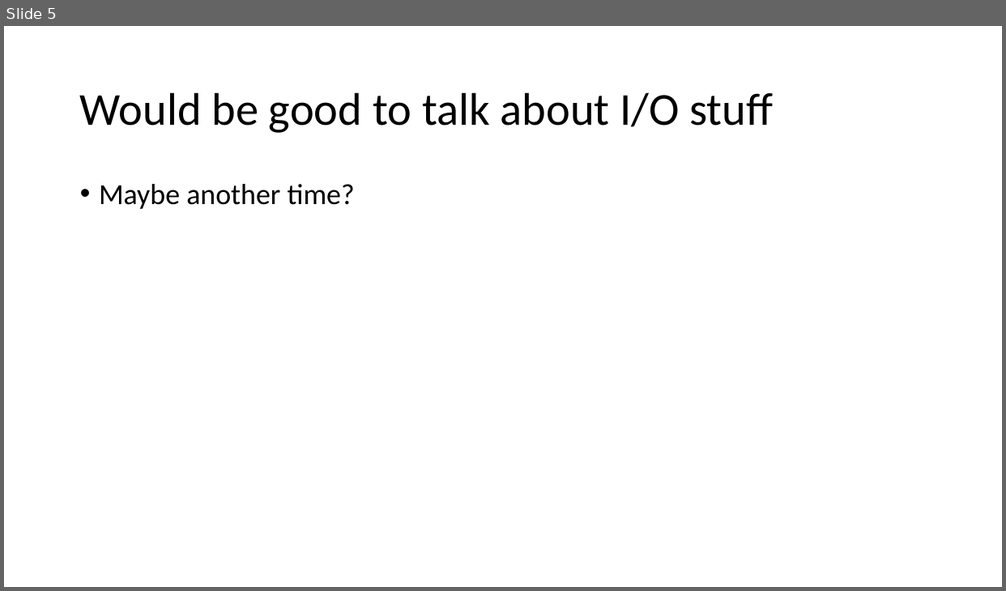
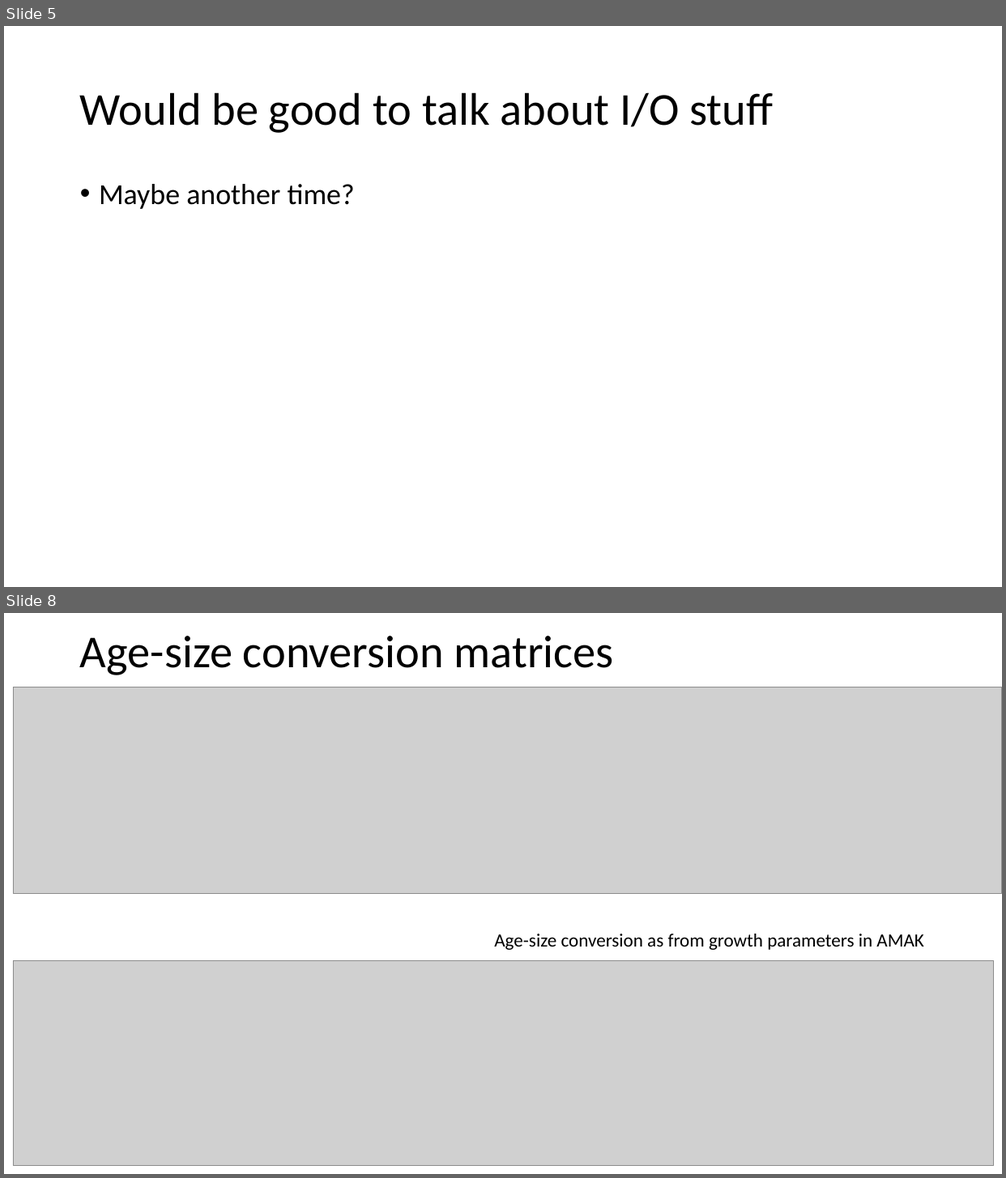
Before and after one commit to afsc-assessments/AMAK, a slide deck: examples/goapop/GOApop_amak.pptx. Shown one above the other, each under a label of ours: slide 5 before the commit, slides 5 and 8 after it; the slides between them are not shown. The pictures are 1006x591 and 1006x1178 pixels, drawn with LibreOffice and Linux fonts; fonts in the diff are those of the drawing; grey boxes stand for pictures. Boxes give left, top, right and bottom in pixels: in the first picture for what was removed or moved away, otherwise in the second. Text is boxed around its words. In the diff, an @@ line names an element or a change of style, - is before the commit and + after.

```diff
--- a/examples/goapop/GOApop_amak.pptx
+++ b/examples/goapop/GOApop_amak.pptx
@@ slide 8 added at [4, 613, 1002, 1174], background #FFFFFF @@
@@ title added at [80, 636, 614, 675], 44 pt, text #000000 @@
+Age-size conversion matrices
@@ picture added at [14, 687, 1002, 894] @@
@@ text added at [494, 934, 923, 950], 18 pt, text #000000 @@
+Age-size conversion as from growth parameters in AMAK
@@ picture added at [14, 961, 994, 1166] @@
```
Also in this commit, not shown: 1 other slide added, 1 slide removed, 4 other files.
